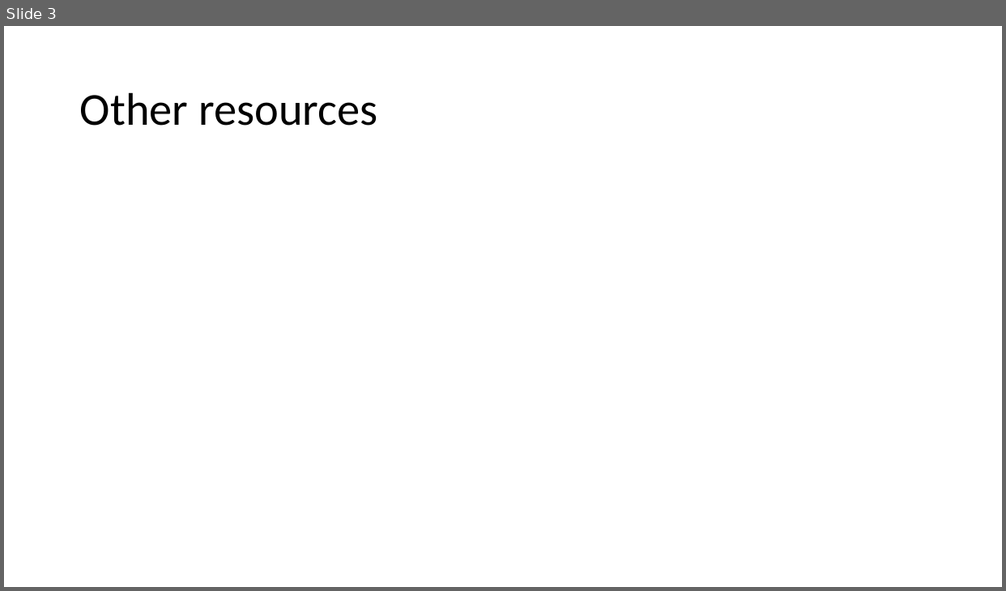
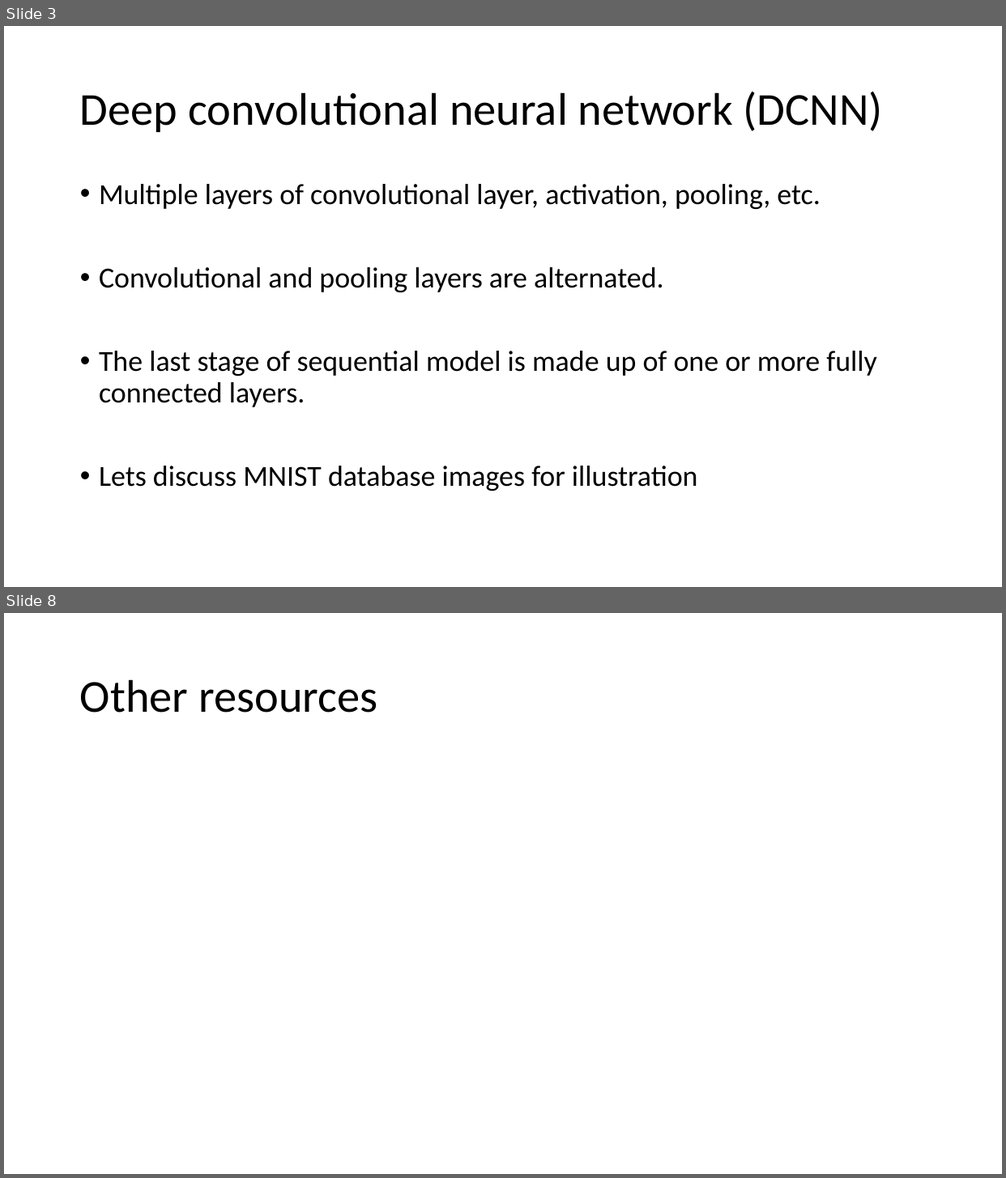
Before and after one commit to vivek14632/Deeplearning, a slide deck: chapter3/Convolutional Neural network.pptx. Shown one above the other, each under a label of ours: slide 3 before the commit, slides 3 and 8 after it; the slides between them are not shown. The pictures are 1006x591 and 1006x1178 pixels, drawn with LibreOffice and Linux fonts; fonts in the diff are those of the drawing. Boxes give left, top, right and bottom in pixels: in the first picture for what was removed or moved away, otherwise in the second. Text is boxed around its words. In the diff, an @@ line names an element or a change of style, - is before the commit and + after.

```diff
--- a/chapter3/Convolutional Neural network.pptx
+++ b/chapter3/Convolutional Neural network.pptx
@@ slide 3 added at <box>4,26,1002,587</box>, background #FFFFFF @@
@@ title added at <box>80,92,883,132</box>, 44 pt, text #000000 @@
+Deep convolutional neural network (DCNN)
@@ text added at <box>99,184,877,491</box>, 28 pt, text #000000 @@
+• Multiple layers of convolutional layer, activation, pooling, etc.
+• Convolutional and pooling layers are alternated.
+• The last stage of sequential model is made up of one or more fully connected layers.
+• Lets discuss MNIST database images for illustration
@@ what was slide 3 is now slide 8 @@
```
Also in this commit, not shown: 2 slides changed, 4 other slides added.
